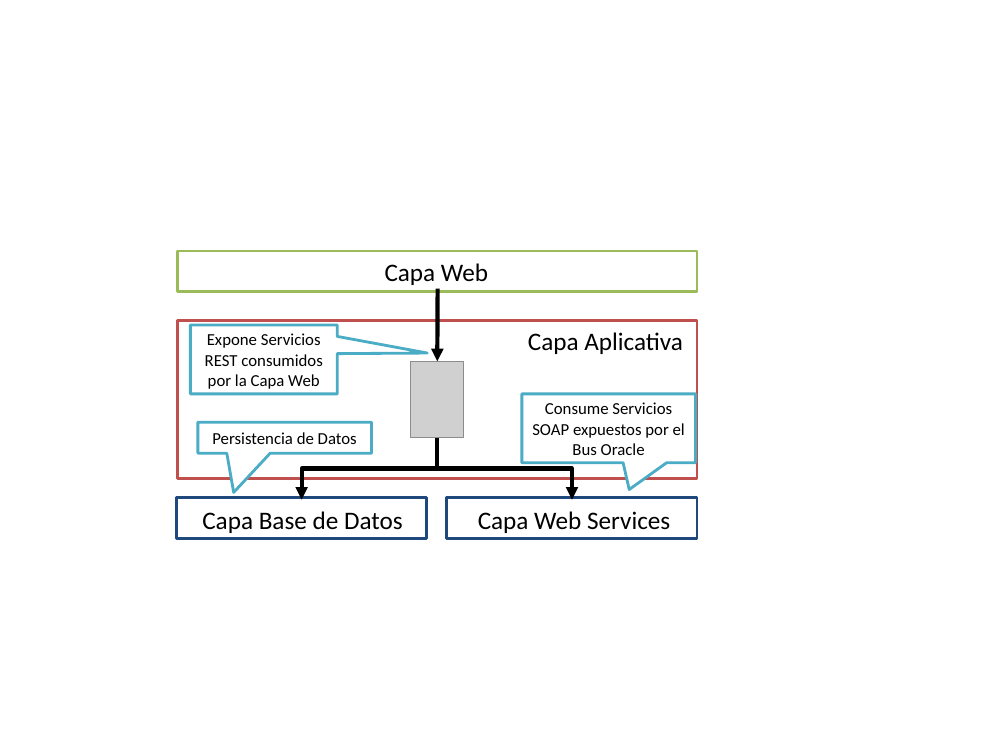
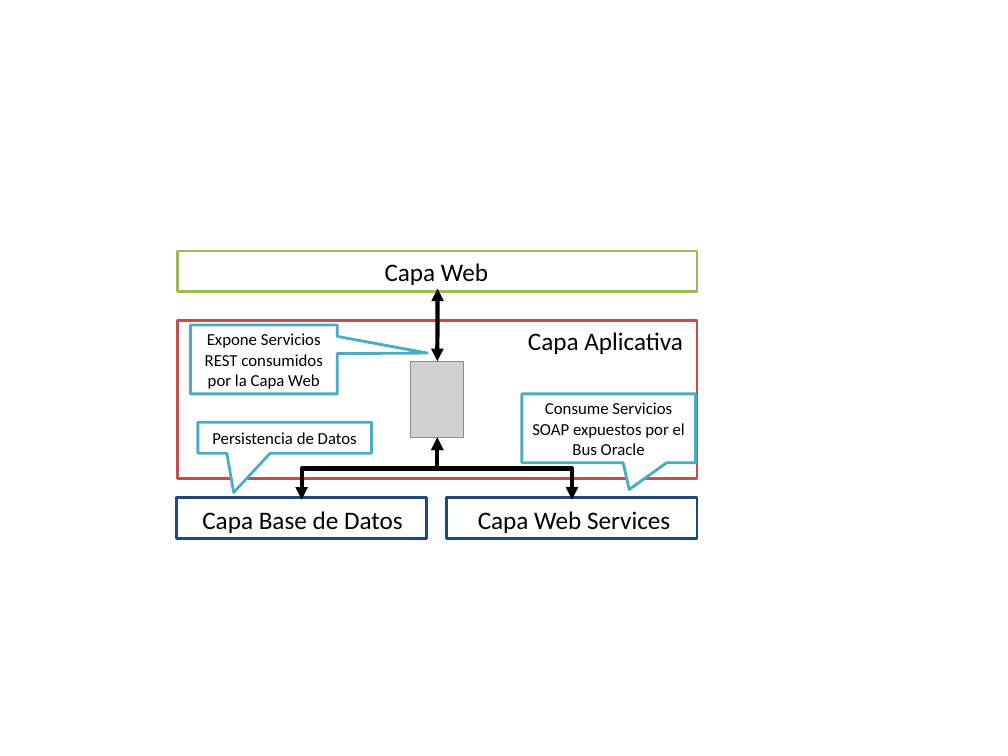
Before and after one commit to SergioCrda/TT2, a slide deck: slide 14 of Metodologia/dibujos.pptx. Drawn at 1008x756 pixels with LibreOffice and Linux fonts; fonts in the diff are those of the drawing; grey boxes stand for pictures. Boxes give left, top, right and bottom in pixels: in the first picture for what was removed or moved away, otherwise in the second. Text is boxed around its words. In the diff, an @@ line names an element or a change of style, - is before the commit and + after.

```diff
--- a/Metodologia/dibujos.pptx
+++ b/Metodologia/dibujos.pptx
@@ arrow (437, 288) - (437, 361): arrow to double arrow @@
@@ elbow arrow (437, 437) - (301, 500): elbow arrow to elbow double arrow @@
@@ elbow arrow (437, 437) - (572, 500): elbow arrow to elbow double arrow @@
```
Also in this commit, not shown: 4 other slides changed, 1 slide added, 4 other files.
